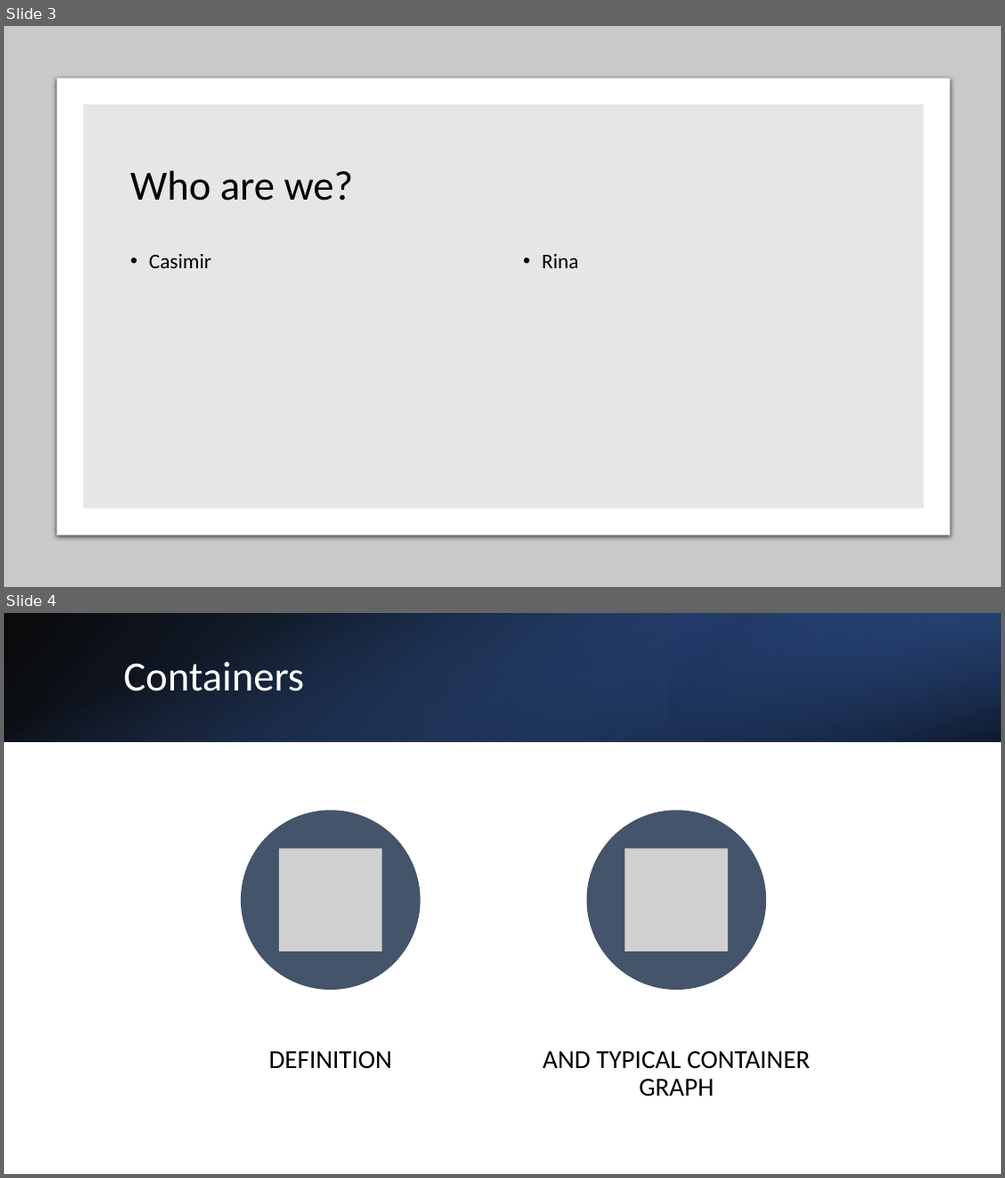
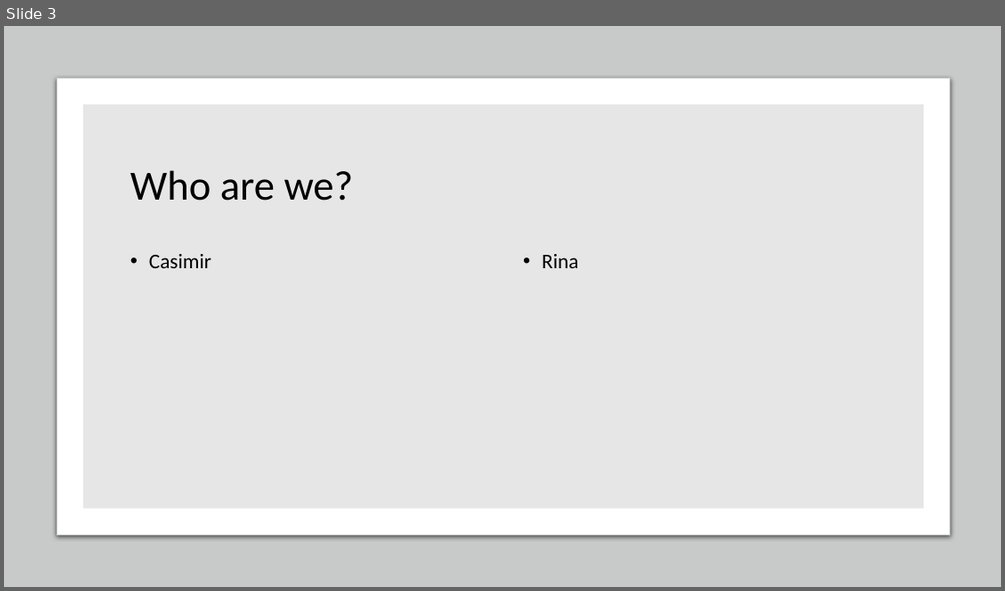
Before and after one commit to casimiri/k8stech, a slide deck: slides/Introduction to Kubernetes.pptx. Shown one above the other, each under a label of ours: slides 3 and 4 before the commit, slide 3 after it. The pictures are 1005x1178 and 1005x591 pixels, drawn with LibreOffice and Linux fonts; fonts in the diff are those of the drawing; grey boxes stand for pictures. Boxes give left, top, right and bottom in pixels: in the first picture for what was removed or moved away, otherwise in the second. Text is boxed around its words. In the diff, an @@ line names an element or a change of style, - is before the commit and + after.

```diff
--- a/slides/Introduction to Kubernetes.pptx
+++ b/slides/Introduction to Kubernetes.pptx
@@ slide 4 removed at bbox=[4, 613, 1001, 1174], background #FFFFFF @@
@@ rectangle removed at bbox=[4, 613, 1001, 742] @@
@@ rectangle removed at bbox=[4, 613, 1001, 742] @@
@@ rectangle removed at bbox=[669, 613, 1001, 742] @@
@@ title removed at bbox=[123, 662, 304, 691] @@
-Containers
@@ group removed at bbox=[241, 810, 809, 1096]: 2 ellipses, 2 pictures, 2 texts @@
-DEFINITION
-AND TYPICAL CONTAINER GRAPH
```
Also in this commit, not shown: 2 slides changed, 1 slide added.
